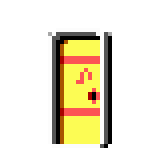
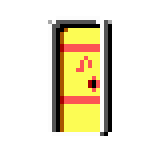
Layered file, before and after one edit (160px x 160px). Changes by layer:
painted on "Background" over <box>48,16,112,148</box>
